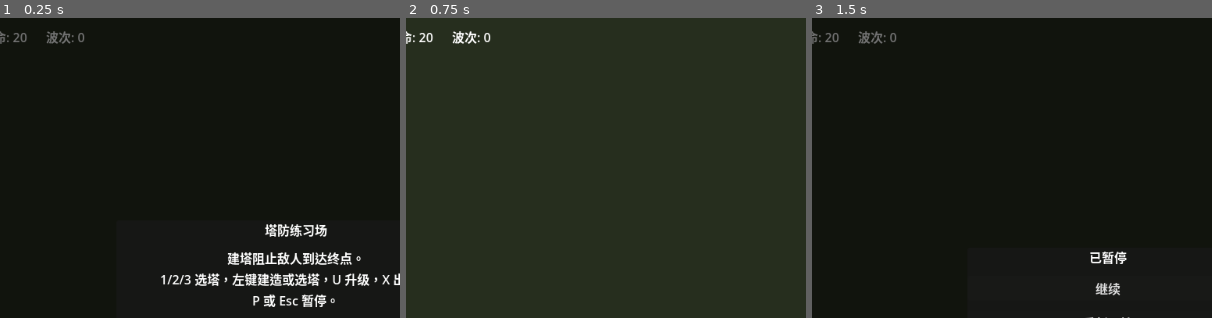
Above: before the commit, frames 1-3 (left to right).
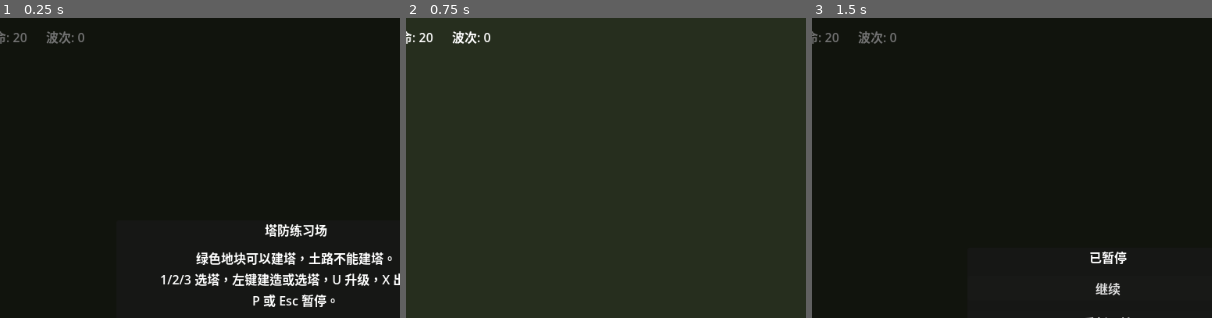
Above: after the commit, the same moments.

Repository: liang04/TowerDefense
Game: Godot game, scene res://scenes/main.tscn
The game is run twice, just before and just after one commit, with the same random seed, the same clock (stepped at 60 frames per second) and the same inputs.
Inputs (mouse positions are % of the whole screen's width and height, from its top left):
- Up to frame 1 (0.25 s): no input
- Up to frame 2 (0.75 s): click "开始游戏" at 0.5 s
- Up to frame 3 (1.5 s): tap Enter at 1.25 s; move the mouse to (72, 45) at 1.27 s; tap P at 1.35 s; click (72, 45) at 1.42 s
The pictures show only the part of the screen within x 13-63%, y 0-50%; the shares and areas given below are measured in that part.

The runs differ from the first frame. In frame 1, 1.6% of the frame differs, in the area x 49-98%, y 78-83%; in frame 2, nothing differs; in frame 3, nothing differs.

Commit message:
Improve map readability and placement hints

Diff:
--- a/scenes/main.tscn
+++ b/scenes/main.tscn
@@ -128,7 +128,7 @@
 
 [node name="StartHelp" type="Label" parent="HUD/Overlay/StartPanel/StartBox"]
 layout_mode = 2
-text = "建塔阻止敌人到达终点。\n1/2/3 选塔，左键建造或选塔，U 升级，X 出售。\nP 或 Esc 暂停。"
+text = "绿色地块可以建塔，土路不能建塔。\n1/2/3 选塔，左键建造或选塔，U 升级，X 出售。\nP 或 Esc 暂停。"
 horizontal_alignment = 1
 
 [node name="StartButton" type="Button" parent="HUD/Overlay/StartPanel/StartBox"]
--- a/scripts/main.gd
+++ b/scripts/main.gd
@@ -86,6 +86,23 @@
 		GameManager.register_tower(col, row, tower)
 		_select_existing_tower(tower, Vector2i(col, row))
 		queue_redraw()
+	else:
+		hud.call("show_message", _get_place_error_message(col, row))
+
+func _get_place_error_message(col: int, row: int) -> String:
+	var cell := Vector2i(col, row)
+	if col < 0 or col >= GameManager.GRID_COLS or row < 0 or row >= GameManager.GRID_ROWS:
+		return "不能在地图外建塔"
+	if cell in GameManager.path_cells:
+		return "道路上不能建塔"
+	if cell in GameManager.occupied_cells:
+		return "这里已经有塔了"
+
+	var cost := GameManager.get_tower_cost(GameManager.selected_tower_type)
+	if GameManager.gold < cost:
+		return "金币不足，需要 %d" % cost
+
+	return "这里不能建塔"
 
 func _select_tower_type(tower_type: String) -> void:
 	GameManager.set_selected_tower_type(tower_type)
@@ -159,9 +176,52 @@
 ## ---- 地图绘制 ----
 
 func _draw() -> void:
+	_draw_background()
+	_draw_buildable_cells()
 	_draw_grid()
 	_draw_path()
 	_draw_hover()
+
+func _draw_background() -> void:
+	var map_size := Vector2(GameManager.GRID_COLS * GameManager.CELL_SIZE, GameManager.GRID_ROWS * GameManager.CELL_SIZE)
+	draw_rect(Rect2(Vector2.ZERO, map_size), Color(0.11, 0.2, 0.13))
+
+	for row in range(GameManager.GRID_ROWS):
+		for col in range(GameManager.GRID_COLS):
+			var cell_origin := Vector2(col * GameManager.CELL_SIZE, row * GameManager.CELL_SIZE)
+			var tint := Color(0.13, 0.24, 0.15, 0.45) if (col + row) % 2 == 0 else Color(0.1, 0.18, 0.12, 0.35)
+			draw_rect(Rect2(cell_origin, Vector2(GameManager.CELL_SIZE, GameManager.CELL_SIZE)), tint)
+
+	# 固定装饰点，避免运行时随机导致地图闪烁。
+	var decorations := [
+		Vector2(1.4, 5.8), Vector2(2.3, 6.8), Vector2(4.8, 0.8),
+		Vector2(5.2, 2.0), Vector2(8.6, 6.2), Vector2(10.5, 4.2),
+		Vector2(11.2, 0.7), Vector2(0.6, 3.8)
+	]
+	for i in range(decorations.size()):
+		var pos: Vector2 = decorations[i] * GameManager.CELL_SIZE
+		if i % 3 == 0:
+			draw_circle(pos, 10.0, Color(0.07, 0.13, 0.08, 0.65))
+			draw_circle(pos + Vector2(7, -3), 7.0, Color(0.08, 0.16, 0.09, 0.55))
+		else:
+			draw_circle(pos, 6.0, Color(0.18, 0.18, 0.16, 0.6))
+			draw_circle(pos + Vector2(5, 4), 4.0, Color(0.1, 0.1, 0.09, 0.55))
+
+func _draw_buildable_cells() -> void:
+	for row in range(GameManager.GRID_ROWS):
+		for col in range(GameManager.GRID_COLS):
+			var cell := Vector2i(col, row)
+			if cell in GameManager.path_cells or cell in GameManager.occupied_cells:
+				continue
+
+			var rect := Rect2(
+				col * GameManager.CELL_SIZE + 8,
+				row * GameManager.CELL_SIZE + 8,
+				GameManager.CELL_SIZE - 16,
+				GameManager.CELL_SIZE - 16
+			)
+			draw_rect(rect, Color(0.18, 0.55, 0.24, 0.22))
+			draw_rect(rect, Color(0.37, 0.85, 0.42, 0.28), false, 1.0)
 
 func _draw_grid() -> void:
 	# 绘制网格线
Not shown, added: scripts/sfx.gd.uid
Not shown, changed: docs/game_design.md
